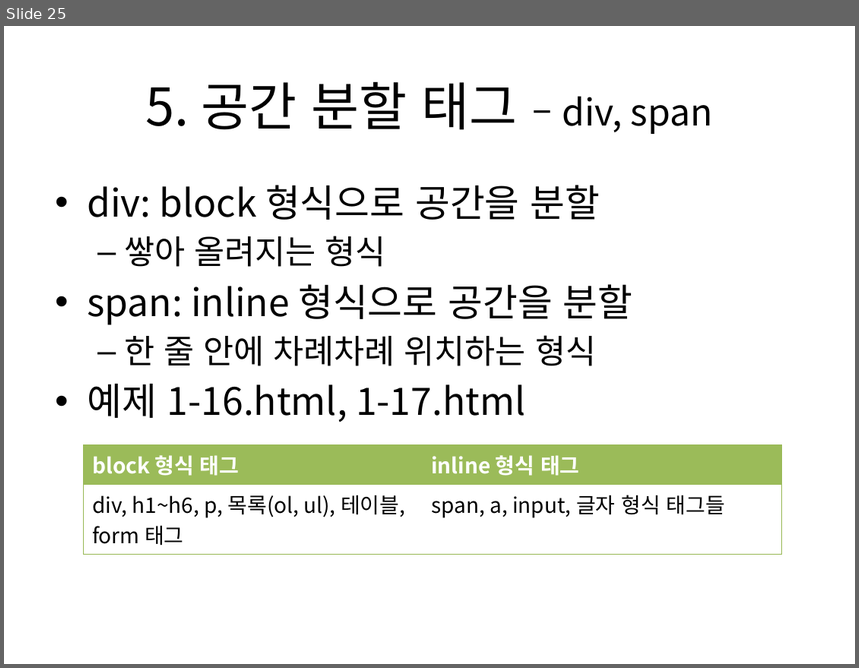
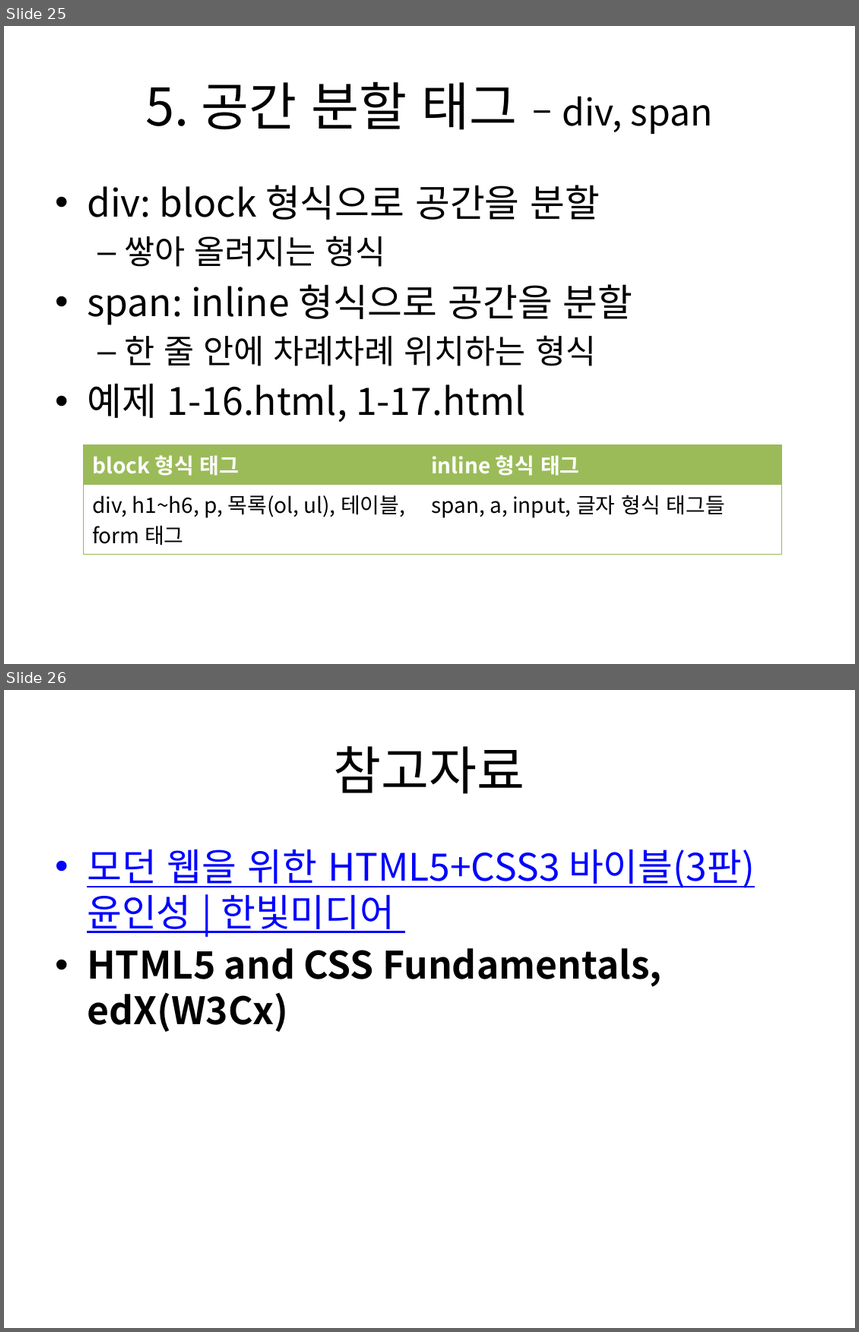
Before and after one commit to kdkcom1234/git2021, a slide deck: 1-html-css/01. HTML5 개요 및 레이아웃.pptx. Shown one above the other, each under a label of ours: slide 25 before the commit, slides 25 and 26 after it. The pictures are 859x668 and 859x1332 pixels, drawn with LibreOffice and Linux fonts; fonts in the diff are those of the drawing. Boxes give left, top, right and bottom in pixels: in the first picture for what was removed or moved away, otherwise in the second. Text is boxed around its words. In the diff, an @@ line names an element or a change of style, - is before the commit and + after.

```diff
--- a/1-html-css/01. HTML5 개요 및 레이아웃.pptx
+++ b/1-html-css/01. HTML5 개요 및 레이아웃.pptx
@@ slide 26 added at (4,690,855,1328), background #FFFFFF @@
@@ title added at (334,746,525,794), 44 pt, text #000000 @@
+참고자료
@@ text added at (87,850,755,1032), 32 pt, text #000000, bold @@
+• 모던 웹을 위한 HTML5+CSS3 바이블(3판)윤인성 | 한빛미디어
+• HTML5 and CSS Fundamentals, edX(W3Cx)
```
Also in this commit, not shown: 1 other file.
